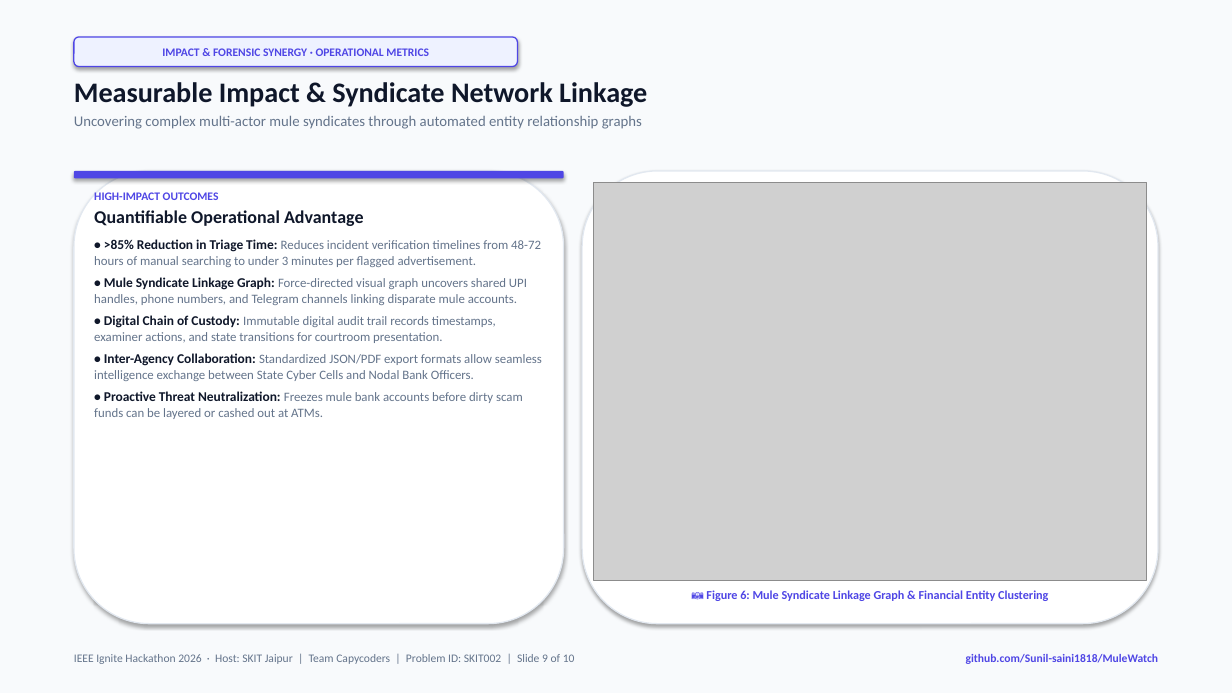
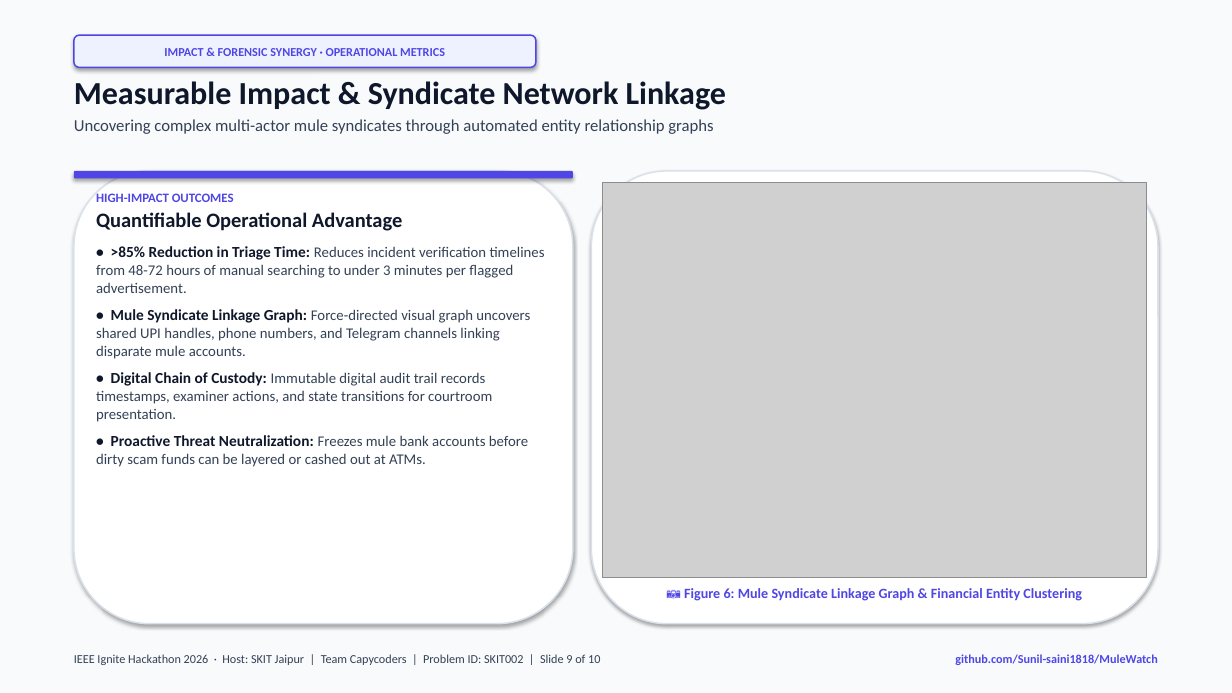
Before and after one commit to Sunil-saini1818/MuleWatch, a slide deck: slide 9 of MuleWatch_Presentation_IEEE_Ignite_2026.pptx. Drawn at 1232x693 pixels with LibreOffice and Linux fonts; fonts in the diff are those of the drawing; grey boxes stand for pictures. Boxes give left, top, right and bottom in pixels: in the first picture for what was removed or moved away, otherwise in the second. Text is boxed around its words. In the diff, an @@ line names an element or a change of style, - is before the commit and + after.

Commit message:
style: enhance typography, visibility, and layout alignment in pitch deck

```diff
--- a/MuleWatch_Presentation_IEEE_Ignite_2026.pptx
+++ b/MuleWatch_Presentation_IEEE_Ignite_2026.pptx
@@ rounded rectangle "IMPACT & FORENSIC SYNERGY · ...": place and size @@
-rounded rectangle "IMPACT & FORENSIC SYNERGY · ..." at [74, 37, 518, 67]
+rounded rectangle "IMPACT & FORENSIC SYNERGY · ..." at [74, 35, 536, 67]
@@ rounded rectangle "IMPACT & FORENSIC SYNERGY · ..." at [74, 35, 536, 67]: size 9 to 9.5 pt; outline #4F46E5 1 pt to #4F46E5 1.2 pt @@
@@ text "Measurable Impact & Syndicate Network ..." at [74, 81, 726, 134]: size 22 to 25 pt in "Measurable Impact & Syndicate Network Linkage"; size 11.5 to 13 pt, text colour #64748B to #334155 in "Uncovering complex multi-actor mule syndicates through autom ..." @@
@@ rounded rectangle: place and size @@
-rounded rectangle at [74, 171, 564, 178]
+rounded rectangle at [74, 171, 573, 178]
@@ rounded rectangle at [74, 171, 573, 624]: outline #E2E8F0 1 pt to #DAE1EB 1.2 pt @@
@@ rounded rectangle: place and size @@
-rounded rectangle at [74, 171, 564, 624]
+rounded rectangle at [74, 171, 573, 624]
@@ rounded rectangle: place and size @@
-rounded rectangle at [582, 171, 1158, 624]
+rounded rectangle at [592, 171, 1158, 624]
@@ rounded rectangle at [592, 171, 1158, 624]: outline #E2E8F0 1 pt to #DAE1EB 1.2 pt @@
@@ text "HIGH-IMPACT OUTCOMES" at [96, 193, 545, 467]: size 9 to 10 pt in "HIGH-IMPACT OUTCOMES"; size 14 to 16 pt in "Quantifiable Operational Advantage"; size 10.5 to 12 pt in "• >85% Reduction in Triage Time:", "• Mule Syndicate Linkage Graph:", "• Digital Chain of Custody:", "• Proactive Threat Neutralization:"; size 10 to 11.5 pt, text colour #64748B to #334155 in "Reduces incident verification timelines from 48-72 hours ...", "Force-directed visual graph uncovers shared UPI handles, ...", "Immutable digital audit trail records timestamps, examiner ...", "Freezes mule bank accounts before dirty scam ..."; more space between paragraphs @@
@@ picture: place and size @@
-picture at [593, 182, 1147, 580]
+picture at [603, 182, 1147, 578]
@@ text at [94, 353, 542, 381]: paragraph removed @@
-• Inter-Agency Collaboration: Standardized JSON/PDF export formats allow seamless intelligence exchange between State Cyber Cells and Nodal Bank Officers.
@@ text "📷 Figure 6: Mule Syndicate ...": place and size @@
-text "📷 Figure 6: Mule Syndicate ..." at [706, 590, 1048, 601]
+text "📷 Figure 6: Mule Syndicate ..." at [684, 588, 1082, 601]
@@ text "📷 Figure 6: Mule Syndicate ..." at [684, 588, 1082, 601]: size 9.5 to 11 pt @@
@@ text "IEEE Ignite Hackathon 2026 · ..." at [74, 654, 600, 665]: size 9 to 9.5 pt, text colour #64748B to #334155 @@
@@ text "github.com/Sunil-saini1818/MuleWatch" at [955, 654, 1157, 665]: size 9 to 9.5 pt @@
```
Also in this commit, not shown: 9 other slides changed, 1 other file.
